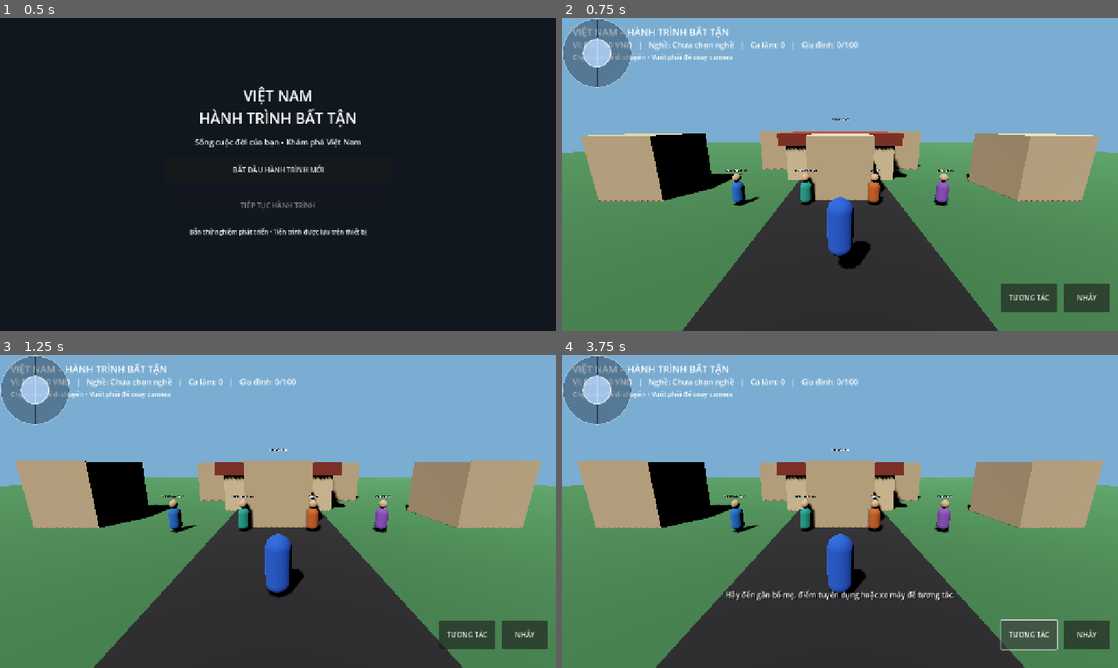
Above: before the commit, frames 1-4 (two rows, left to right).
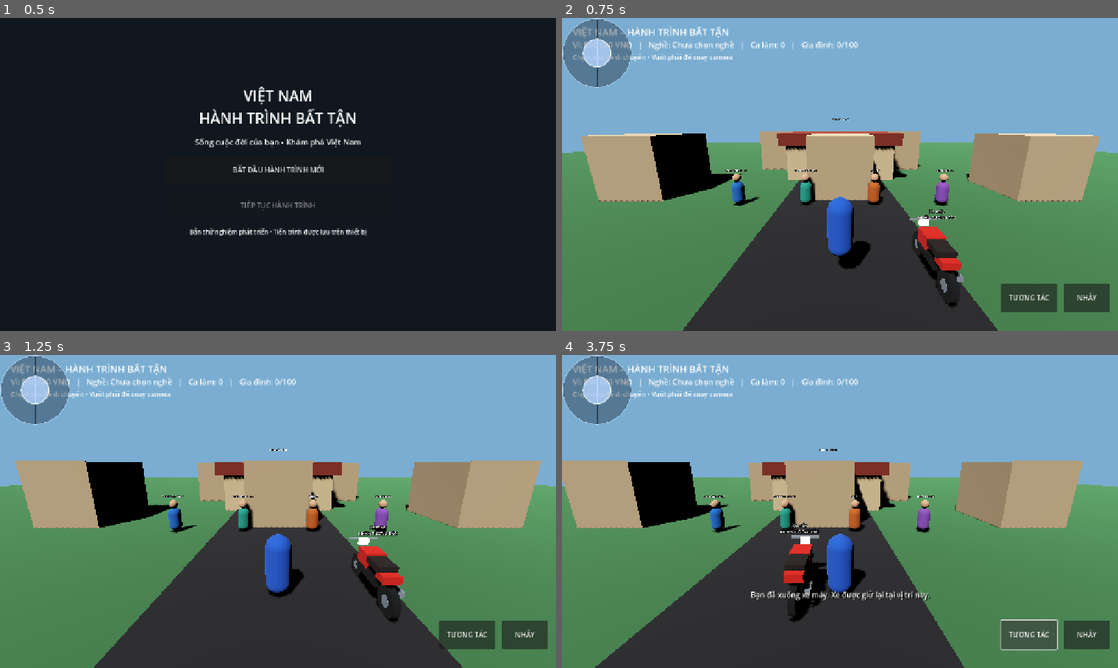
Above: after the commit, the same moments.

Repository: temu838655-dev/Vi-t-Nam-Du-L-ch
Game: Godot game, scene res://scenes/main.tscn
The game is run twice, just before and just after one commit, with the same random seed, the same clock (stepped at 60 frames per second) and the same inputs.
Inputs:
- Up to frame 1 (0.5 s): no input
- Up to frame 2 (0.75 s): click "BẮT ĐẦU HÀNH TRÌNH MỚI" at 0.5 s
- Up to frame 3 (1.25 s): no input
- Up to frame 4 (3.75 s): click "NHẢY" at 1.25 s; click "TƯƠNG TÁC" at 2 s; click "NHẢY" at 2.75 s; click "TƯƠNG TÁC" at 3.5 s

Frame 1 is identical in both runs. In frame 2, 1.0% of the frame differs, in the area x 62-73%, y 61-93%; in frame 3, 1.1%; in frame 4, 16%, in the area x 0-100%, y 30-100%.

Commit message:
Spawn interactive motorbike in starter neighborhood

Diff:
--- a/Godot/scripts/main.gd
+++ b/Godot/scripts/main.gd
@@ -3,6 +3,7 @@
 const PLAYER_SCRIPT := preload("res://scripts/player.gd")
 const HUD_SCRIPT := preload("res://scripts/mobile_hud.gd")
 const NPC_SCRIPT := preload("res://scripts/interactable_npc.gd")
+const MOTORBIKE_SCRIPT := preload("res://scripts/motorbike.gd")
 const DEFAULT_START := Vector3(0, 1.1, 7)
 
 var player: CharacterBody3D
@@ -117,6 +118,14 @@
 	_add_npc("NHÂN VIÊN DU LỊCH", "career_tourism", Vector3(-2.0, 0, 1.0), Color(0.12, 0.55, 0.48))
 	_add_npc("ĐẦU BẾP", "career_chef", Vector3(2.0, 0, 1.0), Color(0.72, 0.34, 0.12))
 	_add_npc("NHIẾP ẢNH GIA", "career_photographer", Vector3(6.0, 0, 1.0), Color(0.48, 0.28, 0.66))
+	_add_motorbike(Vector3(2.8, 0, 7.0))
+
+func _add_motorbike(at: Vector3) -> void:
+	var motorbike := Node3D.new()
+	motorbike.name = "Motorbike_Player"
+	motorbike.set_script(MOTORBIKE_SCRIPT)
+	motorbike.position = at
+	add_child(motorbike)
 
 func _add_npc(display_name: String, role: String, at: Vector3, tint: Color) -> void:
 	var npc := Node3D.new()
